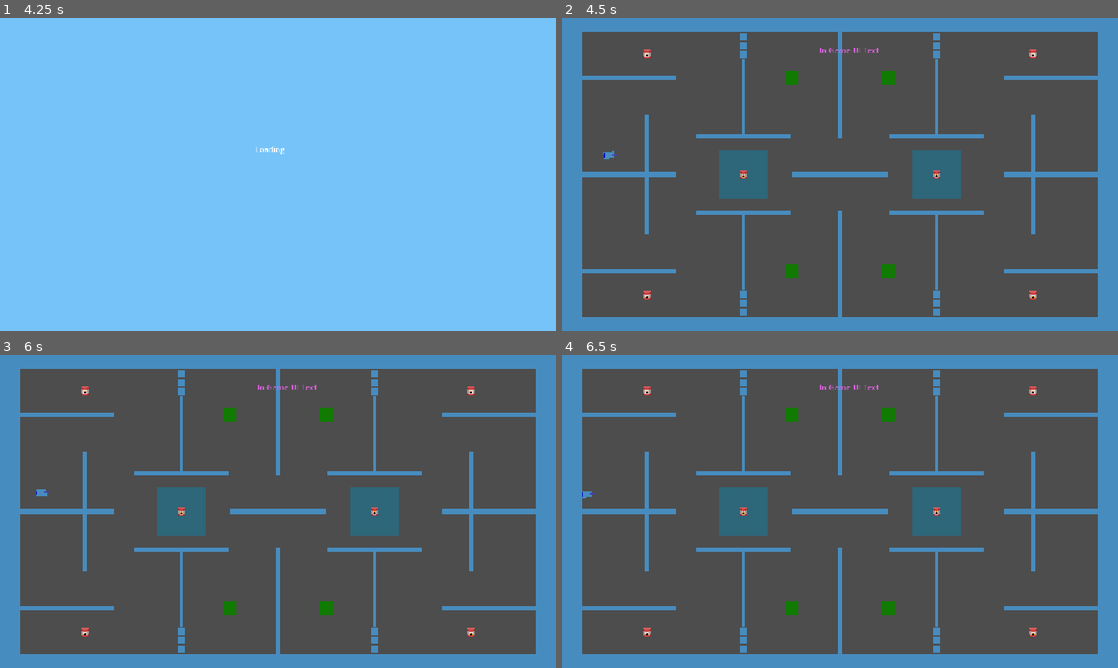
Above: before the commit, frames 1-4 (two rows, left to right).
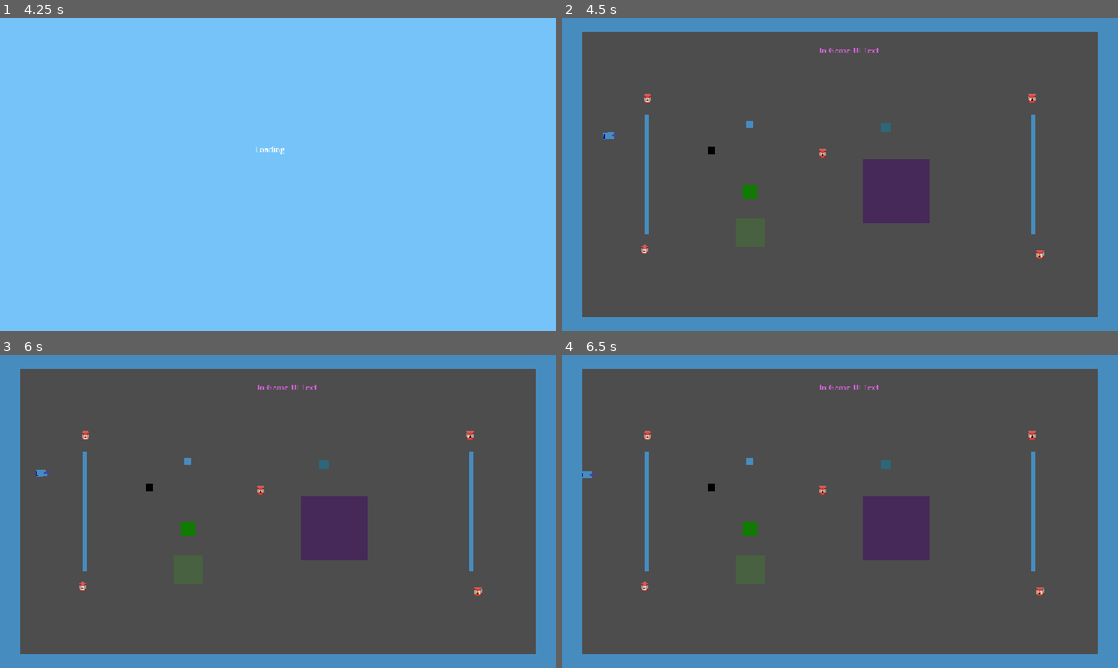
Above: after the commit, the same moments.

Repository: JoeyGiordano/TankTrouble2
Game: Godot game, scene res://game_container/game_container.tscn
Same seed, same stepped clock (60 frames per second), same inputs: the game is played once before the commit and once after it. The engine's default icon, where the game draws it, is replaced by a stand-in: a white triangle on a blue panel in a dark square.
Inputs:
- Up to frame 1 (4.25 s): click "[CutSceneOver]" at 0.5 s; click "Play" at 1.25 s; click "Play!" at 2 s; tap Enter at 2.75 s; hold W (player1_up) 2.78-3.53 s; hold . (player0_shoot) 2.78-3.53 s; tap Space at 3.5 s; hold Down (ui_down) from 3.53 s (still down); tap Q (player1_shoot) at 3.6 s
- Up to frame 2 (4.5 s): tap Enter at 4.25 s; release Down (ui_down) at 4.28 s; hold W (player1_up) from 4.28 s (still down); tap K (player2_right) at 4.35 s
- Up to frame 3 (6 s): tap Space at 5 s; tap Shift at 5.1 s; tap Enter at 5.75 s; release W (player1_up) at 5.78 s; hold Down (ui_down) from 5.78 s (still down); hold F from 5.78 s (still down)
- Up to frame 4 (6.5 s): keep holding Down (ui_down); keep holding F

Frame 1 is identical in both runs. In frame 2, 9.6% of the frame differs, in the area x 3-97%, y 4-96%; in frame 3, 9.6%; in frame 4, 9.6%.

Commit message:
Magnetic area and stat_mod area
Renamed the tank_speed_mod_area to tank_stat_mod_area as it can take a stat boost of any type and apply it to the tank. Added the magnetic field

Diff:
--- a/autoloads/LevelLoader.gd
+++ b/autoloads/LevelLoader.gd
@@ -23,7 +23,7 @@
 	Utility.replace_scene_in_holder(Global.LevelHolder, new_level)
 
 func _determine_next_level() -> String :
-	return "custom_level_2"
+	return "test_level_active_map"
 	#return "test_level_" + str(randi_range(0,3))
 	#return "test_level_3"
 	#return "test_level_gen_level"
--- /dev/null
+++ b/game/map_elements/magnetic_area.gd
@@ -0,0 +1,34 @@
+extends Node2D
+
+@export var magnetic_strength : int
+#If checked, the bullets entering will experience a clockwise rotation, if not checked, a counter-clockwise rotation
+@export var clockwise_rotation : bool
+var bullets_in_field: Array = []
+
+
+
+#If the bullet is in the field, add a velocity perpendicular to its movtion to make the bullet curve
+func _physics_process(_delta):
+	for bullet in bullets_in_field:
+		var v = bullet.linear_velocity
+		var perpendicular = Vector2(-v.y, v.x)
+
+		if clockwise_rotation:
+			v += perpendicular * magnetic_strength * _delta
+		else:
+			v += perpendicular * magnetic_strength * _delta * -1
+
+		bullet.linear_velocity = v
+
+
+#adds the bullet to the array when it enters the field
+func _on_area_2d_body_entered(body: Node2D) -> void:
+	if (body is BasicBullet):
+		if body not in bullets_in_field:
+			bullets_in_field.append(body)
+
+
+#removes the bullet from the array when it exits the field
+func _on_area_2d_body_exited(body: Node2D) -> void:
+	if (body is BasicBullet):
+		bullets_in_field.erase(body)
--- /dev/null
+++ b/game/map_elements/magnetic_area.tscn
@@ -0,0 +1,27 @@
+[gd_scene load_steps=4 format=3 uid="uid://dx0nr0e7wnvtg"]
+
+[ext_resource type="Script" uid="uid://d6cunwhfg404" path="res://game/map_elements/magnetic_area.gd" id="1_k8obu"]
+[ext_resource type="Texture2D" uid="uid://dxe5rsvu84bgc" path="res://icon.svg" id="2_yi5om"]
+
+[sub_resource type="RectangleShape2D" id="RectangleShape2D_ghps4"]
+
+[node name="Magnetic Area" type="Node2D"]
+script = ExtResource("1_k8obu")
+magnetic_strength = 5
+
+[node name="Sprite2D" type="Sprite2D" parent="."]
+modulate = Color(0.91322726, 0.91299045, 0.24110928, 0.39607844)
+scale = Vector2(20, 20)
+texture = ExtResource("2_yi5om")
+region_enabled = true
+region_rect = Rect2(64, 67, 1, 1)
+
+[node name="Area2D" type="Area2D" parent="."]
+collision_layer = 8
+collision_mask = 4
+
+[node name="CollisionShape2D" type="CollisionShape2D" parent="Area2D"]
+shape = SubResource("RectangleShape2D_ghps4")
+
+[connection signal="body_entered" from="Area2D" to="." method="_on_area_2d_body_entered"]
+[connection signal="body_exited" from="Area2D" to="." method="_on_area_2d_body_exited"]
--- a/game/map_elements/tank_speed_modifier_area.tscn
+++ b/game/map_elements/tank_stat_modifier_area.tscn
@@ -1,24 +1,24 @@
 [gd_scene load_steps=6 format=3 uid="uid://c6wb8oosdthco"]
 
-[ext_resource type="Script" uid="uid://bqgjqft6dywot" path="res://game/map_elements/tank_speed_modifier_area.gd" id="1_galw1"]
-[ext_resource type="Texture2D" uid="uid://dxe5rsvu84bgc" path="res://icon.svg" id="2_eqyu3"]
-[ext_resource type="Script" uid="uid://8jp733sld27f" path="res://tank/stats/stat_boost.gd" id="2_mi6jf"]
+[ext_resource type="Script" uid="uid://bqgjqft6dywot" path="res://game/map_elements/tank_stat_modifier_area.gd" id="1_t30ux"]
+[ext_resource type="Script" uid="uid://8jp733sld27f" path="res://tank/stats/stat_boost.gd" id="2_ytnfq"]
+[ext_resource type="Texture2D" uid="uid://dxe5rsvu84bgc" path="res://icon.svg" id="3_y4yp3"]
 
 [sub_resource type="Resource" id="Resource_3jloe"]
-script = ExtResource("2_mi6jf")
+script = ExtResource("2_ytnfq")
 forward_speed = 100.0
 metadata/_custom_type_script = "uid://8jp733sld27f"
 
 [sub_resource type="RectangleShape2D" id="RectangleShape2D_mi6jf"]
 
-[node name="Tank Speed Modifier Area" type="Node2D"]
-script = ExtResource("1_galw1")
+[node name="Tank Stat Modifier Area" type="Node2D"]
+script = ExtResource("1_t30ux")
 boost = SubResource("Resource_3jloe")
 
 [node name="Sprite2D" type="Sprite2D" parent="."]
 modulate = Color(0.86805695, 5.2943824e-06, 0.54054344, 0.4627451)
 scale = Vector2(20, 20)
-texture = ExtResource("2_eqyu3")
+texture = ExtResource("3_y4yp3")
 region_enabled = true
 region_rect = Rect2(64, 66, 1, 1)
 
--- a/levels/test_level_active_map.tscn
+++ b/levels/test_level_active_map.tscn
@@ -6,7 +6,8 @@
 [ext_resource type="PackedScene" uid="uid://bx2nhx7cbggc4" path="res://game/map_elements/destructable_box.tscn" id="5_1pcs8"]
 [ext_resource type="PackedScene" uid="uid://kgb8qiwyx3h5" path="res://game/map_elements/indestructable_box.tscn" id="6_pobmj"]
 [ext_resource type="PackedScene" uid="uid://b2vd12pjydjhl" path="res://game/map_elements/bullet_speed_modifier_area.tscn" id="7_5swdi"]
-[ext_resource type="PackedScene" uid="uid://c6wb8oosdthco" path="res://game/map_elements/tank_speed_modifier_area.tscn" id="7_evsuk"]
+[ext_resource type="PackedScene" uid="uid://dx0nr0e7wnvtg" path="res://game/map_elements/magnetic_area.tscn" id="7_b6xup"]
+[ext_resource type="PackedScene" uid="uid://c6wb8oosdthco" path="res://game/map_elements/tank_stat_modifier_area.tscn" id="7_evsuk"]
 [ext_resource type="PackedScene" uid="uid://bco7bn3j6pl3n" path="res://game/map_elements/moveable_box.tscn" id="7_kqg12"]
 [ext_resource type="PackedScene" uid="uid://vo2tyqhl6m72" path="res://game/player_spawner/player_spawner.tscn" id="7_uepb4"]
 [ext_resource type="PackedScene" uid="uid://cojumcdicoceq" path="res://game/player_spawner/spawn_point.tscn" id="8_5swdi"]
@@ -106,6 +107,11 @@
 
 [node name="SpeedFields" type="Node2D" parent="Active Map Stuff"]
 
+[node name="Magnetic Area" parent="Active Map Stuff/SpeedFields" instance=ExtResource("7_b6xup")]
+position = Vector2(-186, 120)
+scale = Vector2(3, 3)
+clockwise_rotation = true
+
 [node name="Tank Speed Modifier Area" parent="Active Map Stuff/SpeedFields" instance=ExtResource("7_evsuk")]
 position = Vector2(117, 33.999996)
 scale = Vector2(6.964583, -6.5526533)
Not shown, added: game/map_elements/magnetic_area.gd.uid
Renamed: game/map_elements/tank_speed_modifier_area.gd -> game/map_elements/tank_stat_modifier_area.gd
Renamed: game/map_elements/tank_speed_modifier_area.gd.uid -> game/map_elements/tank_stat_modifier_area.gd.uid
Not shown: 1 places in levels/test_level_active_map.tscn that only renumber resources
